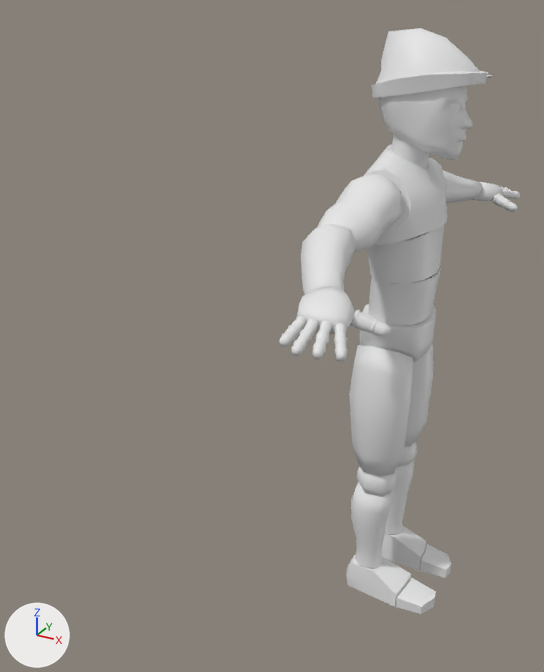
What one commit did to the FBX model Assets/ImportedAssets/Kevin Iglesias/Archer Animations/Models/ArcherCharacter.fbx.
The view is the same before and after, from a 50 mm camera at (0.71, -2.24, 2.0) aimed at (-0.64, 0.23, 0.77). The axes (+X, +Y, +Z) are drawn at lower left. The lights are the same throughout. Materials are left out; every surface is plain grey. Where no turn or scale is listed for an object, it has been applied to the vertices.

Objects in the first picture: 'ArcherBody', 'Hat'.
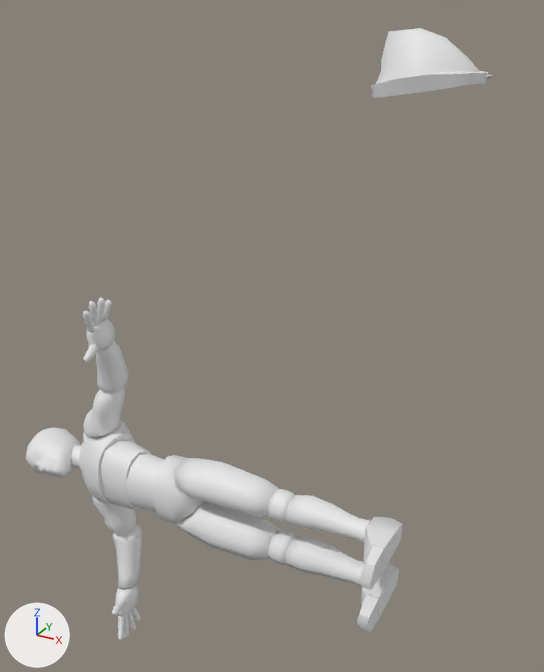
Edits to the bpy script that builds the scene:
```text
Add me_dummymesh:
    me_dummymesh.from_pydata(...)  # 2537 vertices, 2628 faces; spans x -1.87..0.0, y -0.21..0.18, z -0.9..0.9
Remove ob_archerbody:
    ob_archerbody = bpy.data.objects.new('ArcherBody', me_archerbody)
    ob_archerbody.location = (0.0, 0.0, 0.0)
Add ob_dummymesh:
    ob_dummymesh = bpy.data.objects.new('DummyMesh', me_dummymesh)
    ob_dummymesh.location = (0.0, 0.0, 0.0)
```

Where the change shows, as pixel boxes [x1, y1, x2, y2] in the pictures (544 x 672 px):
'ArcherBody', deleted: before [279, 86, 520, 614]
'DummyMesh', added: after [26, 297, 402, 640]
